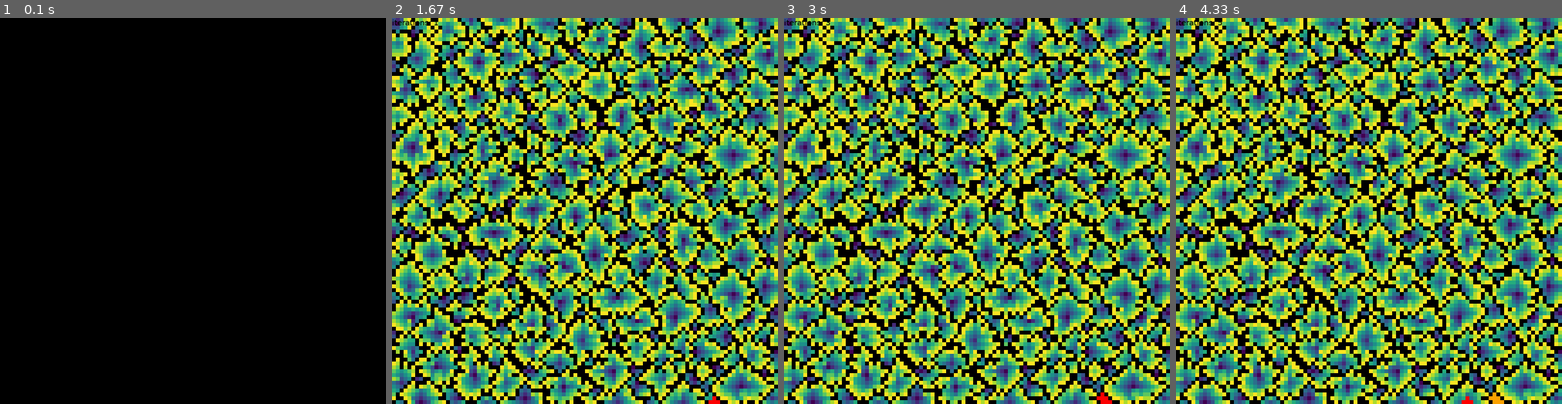
Above: before the commit, frames 1-4 (left to right).
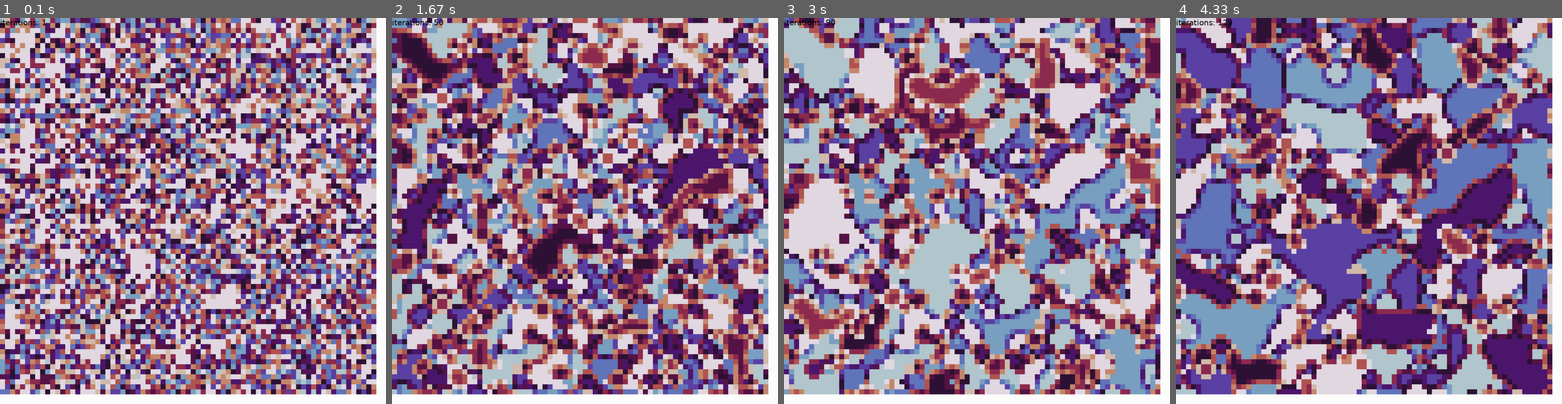
Above: after the commit, the same moments.

Repository: binnev/pygame_sandbox
Game: pygame game, started from automata/advent_of_code/__main__.py
Two runs of this game, one before a commit and one after it. Both use one fixed random seed, a clock stepped at 60 frames per second and the inputs below.
Inputs:
- Up to frame 1 (0.1 s): no input
- Up to frame 2 (1.67 s): hold Up 0.33-0.8 s; hold Down 0.83-1.13 s; hold Up 1.17-1.53 s; hold Down from 1.57 s (still down)
- Up to frame 3 (3 s): release Down at 1.93 s; hold Up 1.97-2.27 s; hold Down 2.3-2.6 s; hold Up from 2.63 s (still down)
- Up to frame 4 (4.33 s): release Up at 3 s; hold Down 3.03-3.4 s; hold Up 3.43-3.73 s; hold Down 3.77-4.07 s; hold Up from 4.1 s (still down)

The runs differ from the first frame. In frame 1, 100% of the frame differs, in the area x 0-100%, y 0-100%; in frame 2, 100%; in frame 3, 100%; in frame 4, 100%.

Commit message:
Added day 11

Diff:
--- /dev/null
+++ b/automata/advent_of_code/day11/classes.py
@@ -0,0 +1,129 @@
+import matplotlib
+import numpy
+from pygame import Color
+from pygame.surface import Surface
+
+from automata.advent_of_code.game import AdventOfCodeGame
+from fighting_game.objects import Entity
+
+
+raw = """7777838353
+2217272478
+3355318645
+2242618113
+7182468666
+5441641111
+4773862364
+5717125521
+7542127721
+4576678341"""
+
+
+def init():
+    return [list(map(int, row)) for row in raw.splitlines()]
+
+
+class Octopus:
+    def __init__(self, energy):
+        self.energy = energy
+
+    def __repr__(self):
+        return f"{self.energy}"
+
+    def __str__(self):
+        return self.__repr__()
+
+
+class Board(Entity):
+    game: AdventOfCodeGame
+    scaling = 13
+    colormap = matplotlib.cm.twilight
+    energy_levels = 13
+    size = 75
+
+    def __init__(self, game):
+        self.game = game
+        # self.contents = [list(map(Octopus, row)) for row in init()]
+        self.contents = [
+            list(map(Octopus, row))
+            for row in numpy.array(
+                numpy.random.random((self.size, self.size)) * self.energy_levels, dtype=int
+            )
+        ]
+        self.calculate_colours()
+        super().__init__()
+
+    def __repr__(self):
+        return "\n".join("".join(map(str, row)) for row in self.contents)
+
+    def update(self):
+        flashes = set()
+        for oct in self.octopi:
+            oct.energy += 1
+
+        ready_to_flash = [
+            (x, y, oct)
+            for y, row in enumerate(self.contents)
+            for x, oct in enumerate(row)
+            if oct.energy > (self.energy_levels - 1) and oct not in flashes
+        ]
+        while ready_to_flash:
+            ready_to_flash = [
+                (x, y, oct)
+                for y, row in enumerate(self.contents)
+                for x, oct in enumerate(row)
+                if oct.energy > (self.energy_levels - 1) and oct not in flashes
+            ]
+            for x, y, oct in ready_to_flash:
+                flashes.add(oct)
+                for neighbour in self.get_neighbours(x, y):
+                    neighbour.energy += 1
+
+        for oct in flashes:
+            oct.energy = 0
+        return flashes
+
+    def get_neighbours(self, x, y):
+        directions = [
+            (x - 1, y - 1),
+            (x - 1, y),
+            (x - 1, y + 1),
+            (x, y - 1),
+            (x, y + 1),
+            (x + 1, y - 1),
+            (x + 1, y),
+            (x + 1, y + 1),
+        ]
+        octos = []
+        for x, y in directions:
+            if x < 0 or y < 0:
+                continue
+            try:
+                octos.append(self.contents[y][x])
+            except IndexError:
+                pass
+        return octos
+
+    @property
+    def octopi(self):
+        return [o for row in self.contents for o in row]
+
+    def calculate_colours(self):
+        """Sample a colormap based on the longest ruleset of child ants"""
+        samples = numpy.linspace(0, 1, self.energy_levels)
+        colours = {
+            ii: tuple(map(int, color[:3])) for ii, color in enumerate(self.colormap(samples) * 256)
+        }
+        # colours[0] = Color("white")
+        self.colours = colours
+
+    def draw(self, surface: Surface, debug: bool = False):
+        # draw base board
+        for y, row in enumerate(self.contents):
+            for x, cell in enumerate(row):
+                pixel = Surface((self.scaling, self.scaling))
+                colour = self.colours[cell.energy]
+                pixel.fill(colour[:3])
+                screen_x, screen_y = x * self.scaling, y * self.scaling
+                surface.blit(pixel, (screen_x, screen_y))
+        super().draw(surface, debug)
--- a/automata/advent_of_code/game.py
+++ b/automata/advent_of_code/game.py
@@ -113,7 +113,7 @@
 9439851012567893235999532349765432123489989679899987899432124567892359764321245789312998789899896434"""
 
 class AdventOfCodeGame(Entity):
-    fps = 1
+    fps = 20
     window_width = 1000
     window_height = 1000
     window_caption = "Advent of Code"
@@ -138,9 +138,10 @@
     def main(self):
         """This is the outermost game function which runs once. It contains the outermost game
         loop. Here's where you should put your main event state machine."""
-        from automata.advent_of_code.classes import Caverns
+        # from automata.advent_of_code.day9.classes import Caverns
+        from automata.advent_of_code.day11.classes import Board
 
-        self.caverns = Caverns(self, raw)
+        self.caverns = Board(self)
         self.add_scene(self.caverns)
         self.debug = False
         self.running = True
Empty file added: automata/advent_of_code/day11/__init__.py
Empty file added: automata/advent_of_code/day9/__init__.py
Renamed: automata/advent_of_code/classes.py -> automata/advent_of_code/day9/classes.py
